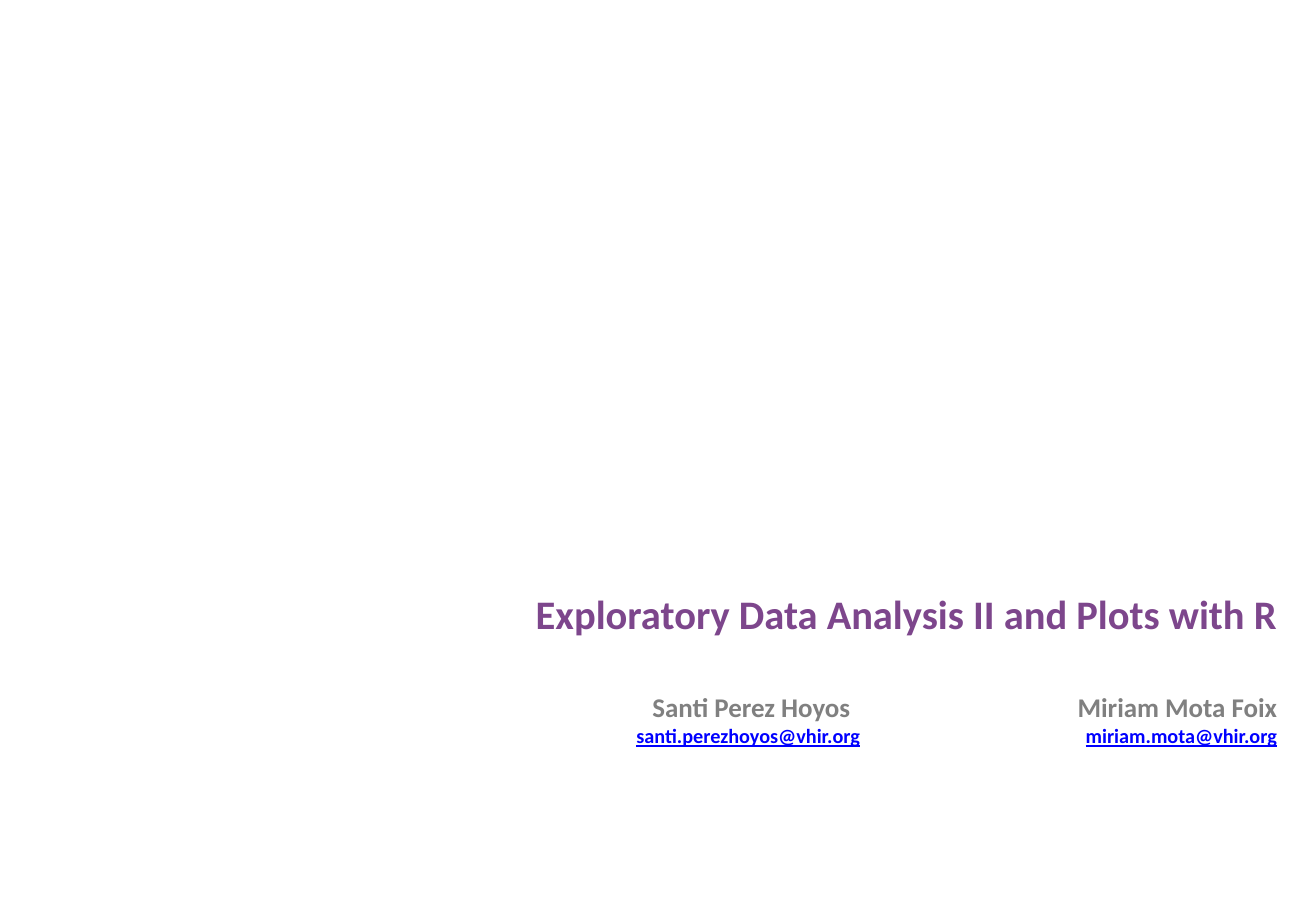
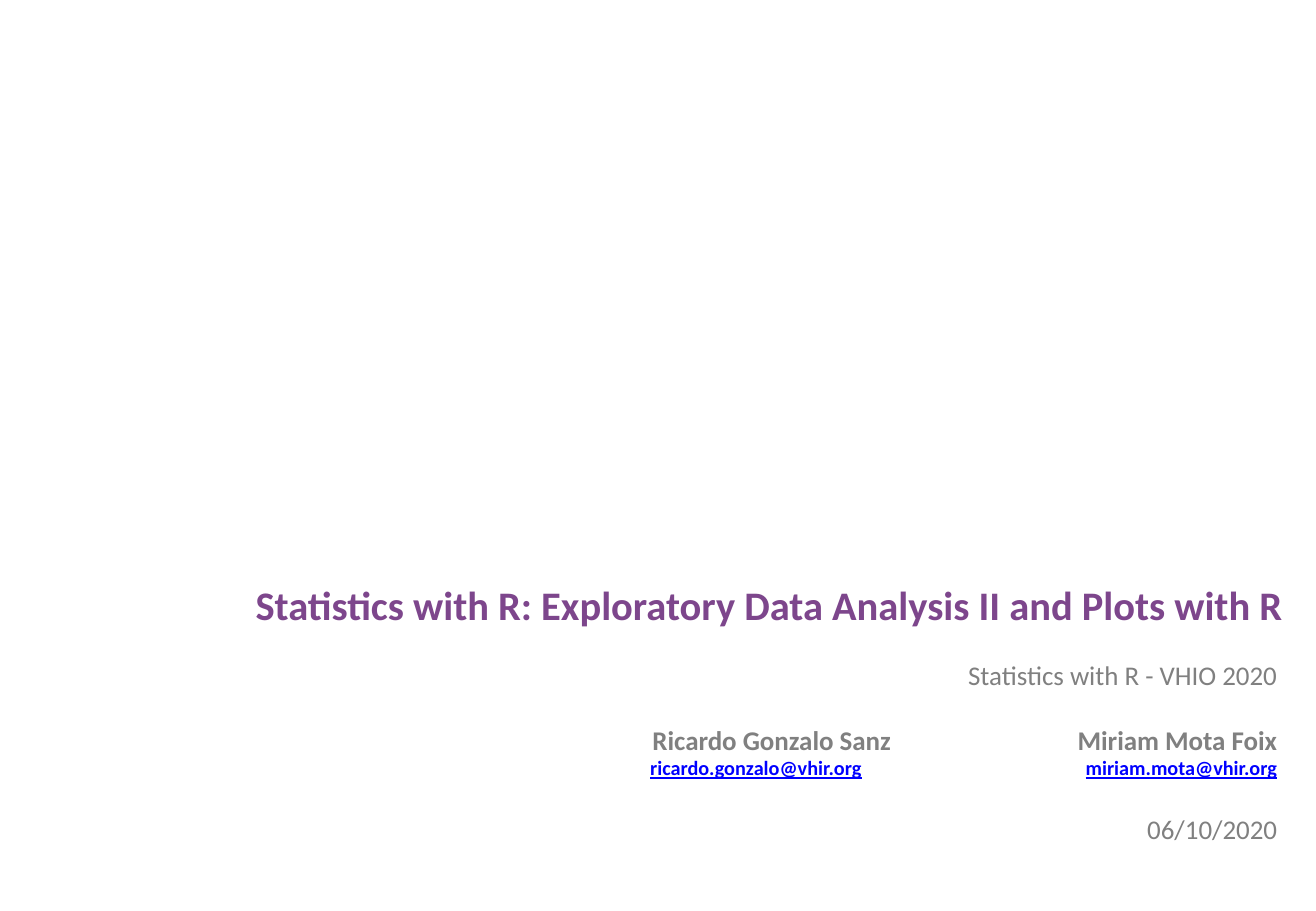
Before and after one commit to uebvhir/Course2020_Statistical-Analysis-with-R, a slide deck: slide 1 of Slides/StatisticsWithR-3-Exploratory_Analysis_II_And_Graphics.pptx. Drawn at 1316x911 pixels with LibreOffice and Linux fonts; fonts in the diff are those of the drawing; background and template pictures are left out. Boxes give left, top, right and bottom in pixels: in the first picture for what was removed or moved away, otherwise in the second. Text is boxed around its words. In the diff, an @@ line names an element or a change of style, - is before the commit and + after.

```diff
--- a/Slides/StatisticsWithR-3-Exploratory_Analysis_II_And_Graphics.pptx
+++ b/Slides/StatisticsWithR-3-Exploratory_Analysis_II_And_Graphics.pptx
@@ text at (x1=256, y1=591, x2=1282, y2=627): text changed @@
-Exploratory Data Analysis II and Plots with R
+Statistics with R: Exploratory Data Analysis II and Plots with R
@@ text at (x1=650, y1=666, x2=1277, y2=840): text changed; size 12 to 16 pt; text colour #0000FF to #808080 @@
-Santi Perez Hoyos Miriam Mota Foix
-santi.perezhoyos@vhir.org miriam.mota@vhir.org
+Statistics with R - VHIO 2020
+Ricardo Gonzalo Sanz Miriam Mota Foix
+ricardo.gonzalo@vhir.org miriam.mota@vhir.org
+06/10/2020
```
Also in this commit, not shown: 3 other slides changed, 6 slides added, 3 other files.
